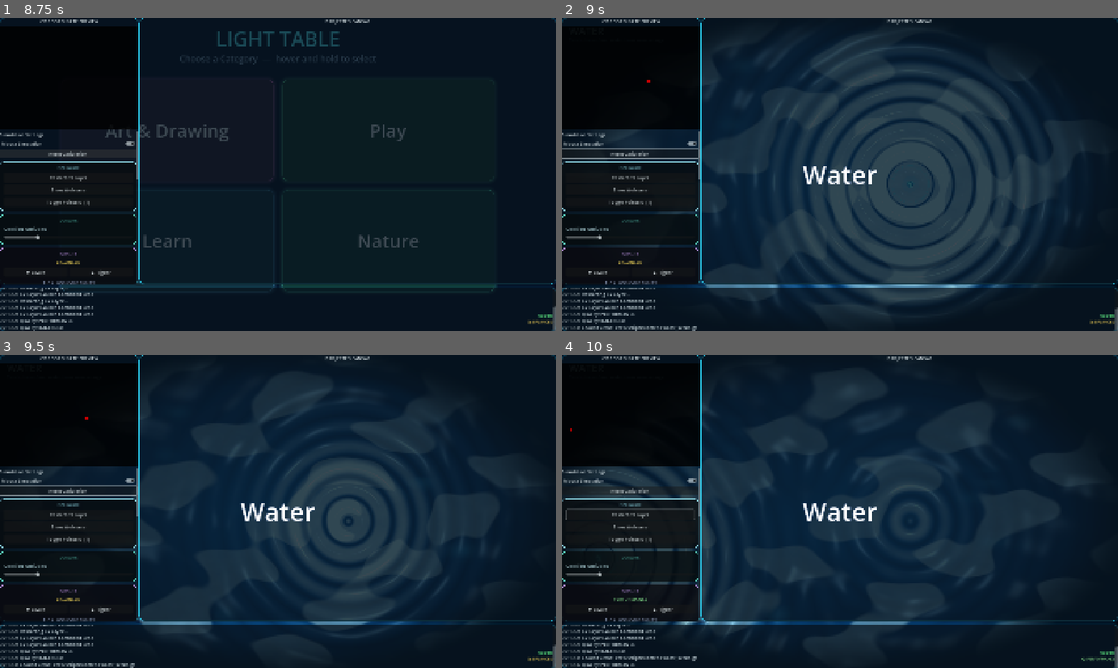
Above: before the commit, frames 1-4 (two rows, left to right).
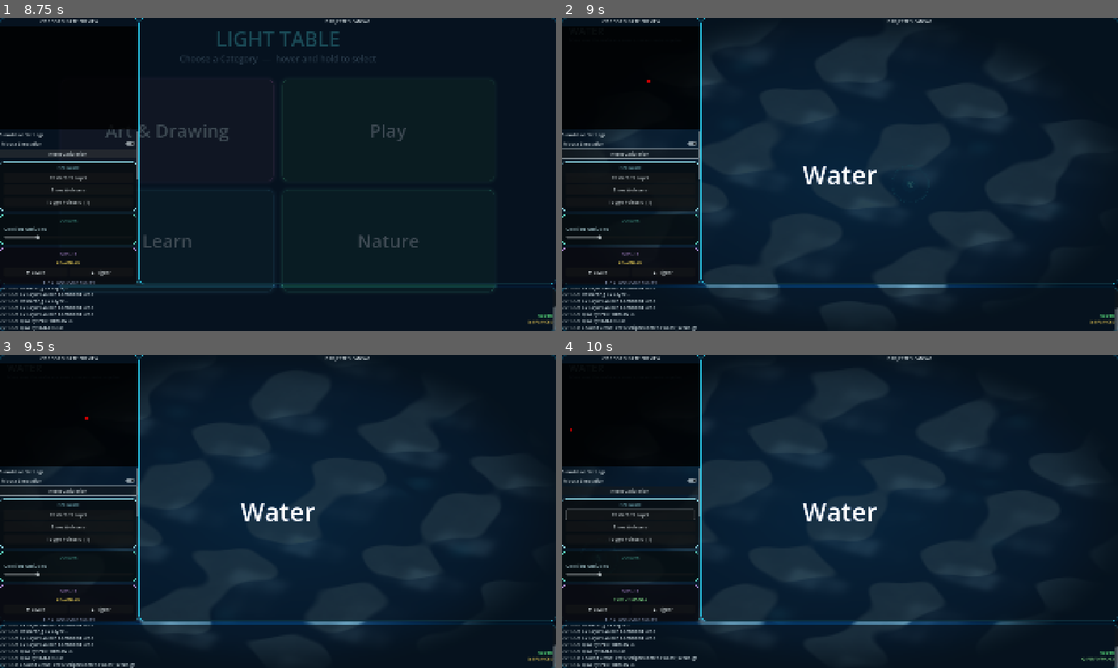
Above: after the commit, the same moments.

Repository: Illusiontechnique/LightTable
Game: Godot game, scene res://scenes/main.tscn
The game is run twice, just before and just after one commit, with the same random seed, the same clock (stepped at 60 frames per second) and the same inputs.
Inputs (mouse positions are in pixels of both pictures, inside the frame that each line leads up to):
- Up to frame 1 (8.75 s): click "Mouse Simulation" at 0.5 s; click "Restart CV Layer" at 1.25 s; click "Restart CV Layer" at 2 s; click "Restart CV Layer" at 2.75 s; click "Show Welcome" at 3.5 s; click "Toggle Pointers [T]" at 4.25 s; click "▼ Lower" at 5 s; click "▲ Higher" at 5.75 s; click "Water" at 6.5 s; click "Menu" at 7.25 s; click "Reset Calibration" at 8 s
- Up to frame 2 (9 s): move the mouse to (962, 158) at 8.77 s; hold Right from 8.78 s (still down); tap H at 8.85 s; click (962, 158) at 8.92 s
- Up to frame 3 (9.5 s): keep holding Right
- Up to frame 4 (10 s): move the mouse to (728, 527) at 9.52 s; release Right at 9.53 s; hold Down from 9.53 s (still down); tap H at 9.6 s; click (728, 527) at 9.67 s

Frame 1 is identical in both runs. In frame 2, 11% of the frame differs, in the area x 31-91%, y 5-91%; in frame 3, 2.7%; in frame 4, 1.3%.

Commit message:
feat: Implement frame motion detection and integration
- Added FrameMotion class for low-resolution frame differencing.
- Integrated frame motion settings into ControlWindow for enabling/disabling motion detection and adjusting thresholds.
- Updated LightTableCV to handle frame motion updates and send motion data.
- Enhanced HandTracker to support tracking of all five fingertips.
- Added tests for frame motion functionality and interaction handling.
- Updated visual layers to respond to frame motion events, including water and spinner scenes.

Diff:
--- a/visual_layer/scripts/content/menu_scene.gd
+++ b/visual_layer/scripts/content/menu_scene.gd
@@ -273,7 +273,7 @@
 	var pts : Array = []
 	if interactions:
 		for c in interactions.get_children():
-			pts.append(c.global_position)
+			pts.append(c.global_position + c.pivot_offset)
 
 	for i in range(_card_rects.size()):
 		var hovered : bool = false
--- a/visual_layer/scripts/content/spinner_scene.gd
+++ b/visual_layer/scripts/content/spinner_scene.gd
@@ -22,6 +22,7 @@
 
 var vp_size     : Vector2
 var audio_level : float = 0.0
+var motion_amount : float = 0.0
 var _audio_sm   : float = 0.0
 
 # Dictionary: touch_id → spinner dict
@@ -154,6 +155,12 @@
 func set_audio_level(level: float) -> void:
 	audio_level = clamp(level, 0.0, 1.0)
 
+func set_motion_amount(amount: float) -> void:
+	motion_amount = clampf(amount, 0.0, 1.0)
+	if motion_amount > 0.01 and spinners.is_empty():
+		spinners[-1] = _make_spinner(-1, vp_size * 0.5)
+		spinners[-1]["omega"] = 0.1
+
 # ─────────────────────────────────────────────────────────────────────────────
 
 func _process(delta: float) -> void:
@@ -198,6 +205,7 @@
 	for id in spinners:
 		var sp   : Dictionary = spinners[id]
 		var root : Node2D     = sp["root"]
+		sp["omega"] += motion_amount * 8.0 * delta
 
 		# --- Position: orbit around attractor if no active touch -------
 		if active_ids.has(id):
--- a/visual_layer/scripts/content/water_scene.gd
+++ b/visual_layer/scripts/content/water_scene.gd
@@ -3,23 +3,21 @@
 # ─────────────────────────────────────────────────────────────────────────────
 #  Water Scene
 #  Drives the stylised water shader with:
-#    • Up to 8 simultaneous touch ripples (velocity-aware spawning)
+#    • Up to 8 simultaneous ripples from camera frame differences
 #    • Audio-reactive wave energy
 #    • Correct aspect-ratio compensation passed to the shader
 # ─────────────────────────────────────────────────────────────────────────────
 
 const MAX_RIPPLES     := 8
 const RIPPLE_LIFETIME := 3.2    # seconds before a ripple fades out completely
-const MOVE_THRESHOLD  := 14.0   # pixels moved before a travel ripple is spawned
 
 var water_surface  : ColorRect
 var water_material : ShaderMaterial
 
 # Active ripple ring-buffer.  Each entry: { pos: Vector2, age: float, strength: float }
 var active_ripples : Array = []
-
-# touch ID → last known pixel position (for velocity-based ripple spawning)
-var prev_positions : Dictionary = {}
+var _motion_ripple_cooldown := 0.0
+var _motion_point_index := 0
 
 # Audio
 var audio_level   : float = 0.0
@@ -56,7 +54,7 @@
 
 	# UI labels
 	_label("WATER",                                        36, Color(0.80, 1.00, 1.00),       Vector2(24, 18))
-	_label("Touch the surface · audio drives wave energy", 15, Color(0.70, 0.90, 1.00, 0.80), Vector2(24, 64))
+	_label("Move over the surface · camera motion makes ripples", 15, Color(0.70, 0.90, 1.00, 0.80), Vector2(24, 64))
 
 
 func _label(text: String, size: int, col: Color, pos: Vector2) -> void:
@@ -86,6 +84,14 @@
 func set_audio_level(level: float) -> void:
 	audio_level = clamp(level, 0.0, 1.0)
 
+func on_frame_motion(amount: float, points: Array) -> void:
+	if points.is_empty() or _motion_ripple_cooldown > 0.0:
+		return
+	for i in mini(2, points.size()):
+		spawn_ripple(points[(_motion_point_index + i) % points.size()], 0.45 + minf(amount * 3.0, 1.0))
+	_motion_point_index = (_motion_point_index + 2) % points.size()
+	_motion_ripple_cooldown = 0.3
+
 
 func spawn_ripple(uv_pos: Vector2, strength: float) -> void:
 	if active_ripples.size() >= MAX_RIPPLES:
@@ -100,6 +106,7 @@
 
 func _process(delta: float) -> void:
 	var vp := get_viewport_rect().size
+	_motion_ripple_cooldown = maxf(0.0, _motion_ripple_cooldown - delta)
 
 	# ── Aspect ratio (update each frame in case of resize) ─────────────
 	if vp.y > 0.0:
@@ -122,36 +129,3 @@
 		arr.append(Vector4(0.0, 0.0, -1.0, 0.0))
 	water_material.set_shader_parameter("ripples",      arr)
 	water_material.set_shader_parameter("ripple_count", active_ripples.size())
-
-	# ── Touch interactions ──────────────────────────────────────────────
-	var interactions := get_parent().get_node_or_null("Interactions")
-	if not interactions:
-		return
-
-	var current : Dictionary = {}
-
-	for touch in interactions.get_children():
-		var id  : int     = touch.get_instance_id()
-		# indicator.position = screen_pos - pivot_offset, so add pivot to get actual centre
-		var screen_pos : Vector2 = touch.position + touch.pivot_offset
-		var uv         : Vector2 = clamp(screen_pos / vp, Vector2(0.01, 0.01), Vector2(0.99, 0.99))
-		current[id] = true
-
-		if not prev_positions.has(id):
-			# Finger just landed — strong initial splash
-			spawn_ripple(uv, 1.3 + _audio_smooth * 0.6)
-		else:
-			var moved : float = screen_pos.distance_to(prev_positions[id])
-			if moved > MOVE_THRESHOLD:
-				# Moving finger — lighter trail ripples, strength from speed + audio
-				spawn_ripple(uv, 0.45 + moved / 100.0 + _audio_smooth * 0.3)
-
-		prev_positions[id] = screen_pos
-
-	# Clean up IDs for fingers that have lifted
-	var to_remove : Array = []
-	for id in prev_positions:
-		if not current.has(id):
-			to_remove.append(id)
-	for id in to_remove:
-		prev_positions.erase(id)
--- a/visual_layer/scripts/main.gd
+++ b/visual_layer/scripts/main.gd
@@ -39,6 +39,11 @@
 var console_toggle_button: Button
 var console_visible := true
 var active_scene_label := "Not confirmed"
+const SIMULATION_ID := -1
+const INTERACTION_TIMEOUT := 1.0
+var _interaction_seen: Dictionary = {}
+var frame_motion_amount := 0.0
+var _frame_motion_received_at := 0.0
 
 # Simple interaction visualizer (circles that appear at hand positions)
 func _ready():
@@ -47,6 +52,7 @@
 		log_message("Error connecting signal!")
 	receiver.remote_command.connect(_on_remote_command)
 	receiver.hand_skeleton_received.connect(_on_hand_skeleton_received)
+	receiver.frame_motion_received.connect(_on_frame_motion_received)
 	receiver.track_mode_changed.connect(_on_track_mode_changed)
 	LTQuality.quality_changed.connect(_on_quality_changed)
 
@@ -76,6 +82,14 @@
 	log_message("System Ready.")
 
 func _process(delta):
+	var now := Time.get_ticks_msec() * 0.001
+	for id in _interaction_seen.keys():
+		if now - _interaction_seen[id] > INTERACTION_TIMEOUT:
+			_on_interaction_received(id, Vector2.ZERO, "exit")
+	if now - _frame_motion_received_at > 0.5:
+		frame_motion_amount = 0.0
+	if active_scene and active_scene.has_method("set_motion_amount"):
+		active_scene.call("set_motion_amount", frame_motion_amount)
 	welcome_timer += delta
 	update_audio_sensor()
 	if active_scene and active_scene.has_method("set_audio_level"):
@@ -652,6 +666,8 @@
 
 func _on_sim_toggled(button_pressed):
 	simulation_mode = button_pressed
+	if not button_pressed:
+		_on_interaction_received(SIMULATION_ID, Vector2.ZERO, "exit")
 	log_message("Simulation Mode: " + str(button_pressed))
 
 func log_message(msg: String):
@@ -677,6 +693,7 @@
 	if event is InputEventKey and event.pressed and not event.echo and event.keycode == KEY_H:
 		if hand_skeleton_overlay:
 			hand_skeleton_overlay.show_skeleton = !hand_skeleton_overlay.show_skeleton
+			hand_skeleton_overlay.queue_redraw()
 
 	if event is InputEventKey and event.pressed and not event.echo and event.keycode == KEY_LEFT:
 		if scene_list.size() > 0:
@@ -706,10 +723,12 @@
 			if output_panel.get_global_rect().has_point(event.position):
 				var local_pos = event.position - output_panel.global_position
 				var normalized_pos = local_pos / output_panel.size
-				_on_interaction_received(99, normalized_pos, "move")
+				_on_interaction_received(SIMULATION_ID, normalized_pos, "move")
+			else:
+				_on_interaction_received(SIMULATION_ID, Vector2.ZERO, "exit")
 		else:
 			var normalized_pos = event.position / get_viewport_rect().size
-			_on_interaction_received(99, normalized_pos, "move")
+			_on_interaction_received(SIMULATION_ID, normalized_pos, "move")
 
 func toggle_console_visibility():
 	set_console_visible(not console_visible)
@@ -725,6 +744,7 @@
 		console_toggle_button.text = "Hide Console" if console_visible else "Show Console"
 
 func _on_clear_interactions_pressed():
+	_interaction_seen.clear()
 	for c in interaction_container.get_children():
 		c.queue_free()
 	for point in hand_points_container.get_children():
@@ -762,15 +782,20 @@
 
 func _on_interaction_received(id: int, pos: Vector2, state: String, metadata: Dictionary = {}):
 	if state == "exit":
+		_interaction_seen.erase(id)
 		var old_indicator = interaction_container.get_node_or_null(str(id))
 		if old_indicator:
+			interaction_container.remove_child(old_indicator)
 			old_indicator.queue_free()
 		var old_point = hand_points_container.get_node_or_null(str(id))
 		if old_point:
+			hand_points_container.remove_child(old_point)
 			old_point.queue_free()
 		if cursor_draw_layer:
 			cursor_draw_layer.remove_cursor(id)
 		return
+	if id != SIMULATION_ID:
+		_interaction_seen[id] = Time.get_ticks_msec() * 0.001
 
 	# Map normalized 0-1 to screen size
 	var screen_pos = pos * get_viewport_rect().size
@@ -802,7 +827,7 @@
 
 	dev_point.position = pos * cam_rect.size - Vector2(5, 5)
 
-	if id != 99 and state == "enter":
+	if id != SIMULATION_ID and state == "enter":
 		log_message("Interaction Enter: ID " + str(id))
 		LTLog.event("touch", {"id": id, "x": snapped(pos.x, 0.001), "y": snapped(pos.y, 0.001)})
 
@@ -830,6 +855,12 @@
 func _on_hand_skeleton_received(hands: Array) -> void:
 	if hand_skeleton_overlay:
 		hand_skeleton_overlay.update_hands(hands)
+
+func _on_frame_motion_received(amount: float, points: Array) -> void:
+	frame_motion_amount = amount
+	_frame_motion_received_at = Time.get_ticks_msec() * 0.001
+	if active_scene and active_scene.has_method("on_frame_motion"):
+		active_scene.call("on_frame_motion", amount, points)
 
 
 # ─── Cursor draw layer ────────────────────────────────────────────────────────
--- a/visual_layer/scripts/osc_receiver.gd
+++ b/visual_layer/scripts/osc_receiver.gd
@@ -8,6 +8,7 @@
 signal remote_command(cmd: Dictionary)
 signal hand_skeleton_received(hands: Array)
 signal track_mode_changed(mode: String)
+signal frame_motion_received(amount: float, points: Array)
 
 func _ready():
 	peer = PacketPeerUDP.new()
@@ -44,16 +45,20 @@
 			var id_value = data.get("id")
 			var x_value = data.get("x")
 			var y_value = data.get("y")
-			if typeof(id_value) != TYPE_INT:
+			if typeof(id_value) != TYPE_INT and typeof(id_value) != TYPE_FLOAT:
+				return
+			if not is_finite(float(id_value)) or id_value < 0 or id_value > 2147483647 or floor(float(id_value)) != float(id_value):
 				return
 			var invalid_x = typeof(x_value) != TYPE_INT and typeof(x_value) != TYPE_FLOAT
 			var invalid_y = typeof(y_value) != TYPE_INT and typeof(y_value) != TYPE_FLOAT
 			if invalid_x or invalid_y:
 				return
+			if not is_finite(float(x_value)) or not is_finite(float(y_value)):
+				return
 			if x_value < 0.0 or x_value > 1.0 or y_value < 0.0 or y_value > 1.0:
 				return
 			var pos = Vector2(float(x_value), float(y_value))
-			interaction_received.emit(id_value, pos, str(data.get("event", data.get("state", "move"))), data)
+			interaction_received.emit(int(id_value), pos, str(data.get("event", data.get("state", "move"))), data)
 		"command":
 			if typeof(data.get("cmd", "")) == TYPE_STRING:
 				_remote_host = sender_ip
@@ -61,6 +66,25 @@
 		"hand_skeleton":
 			if typeof(data.get("hands", [])) == TYPE_ARRAY:
 				hand_skeleton_received.emit(data.get("hands", []))
+		"frame_motion":
+			var amount = data.get("amount")
+			var points = data.get("points")
+			if (typeof(amount) != TYPE_INT and typeof(amount) != TYPE_FLOAT) or not is_finite(float(amount)):
+				return
+			if typeof(points) != TYPE_ARRAY or points.size() > 8:
+				return
+			var valid_points: Array = []
+			for point in points:
+				if typeof(point) != TYPE_DICTIONARY:
+					return
+				var x = point.get("x")
+				var y = point.get("y")
+				if (typeof(x) != TYPE_INT and typeof(x) != TYPE_FLOAT) or (typeof(y) != TYPE_INT and typeof(y) != TYPE_FLOAT):
+					return
+				if not is_finite(float(x)) or not is_finite(float(y)) or x < 0.0 or x > 1.0 or y < 0.0 or y > 1.0:
+					return
+				valid_points.append(Vector2(float(x), float(y)))
+			frame_motion_received.emit(clampf(float(amount), 0.0, 1.0), valid_points)
 		"track_mode_change":
 			if typeof(data.get("mode", "")) == TYPE_STRING:
 				track_mode_changed.emit(data.mode)
--- /dev/null
+++ b/visual_layer/tests/interaction_test.gd
@@ -0,0 +1,70 @@
+extends SceneTree
+
+
+func _init() -> void:
+	call_deferred("_run")
+
+
+func _check(condition: bool, message: String) -> bool:
+	if not condition:
+		push_error(message)
+		quit(1)
+	return condition
+
+
+func _run() -> void:
+	var app = load("res://scenes/main.tscn").instantiate()
+	root.add_child(app)
+	await process_frame
+	var receiver = app.get_node("NetworkReceiver")
+	var interactions = app.get_node("Interactions")
+	var packet := {
+		"type": "interaction", "id": 99, "x": 0.3, "y": 0.4,
+		"state": "enter", "tracker": "MediaPipe Hands"
+	}
+	receiver._parse_json_packet(JSON.stringify(packet).to_utf8_buffer())
+	app._on_interaction_received(app.SIMULATION_ID, Vector2(0.3, 0.4), "move")
+	if not _check(interactions.get_child_count() == 2, "Camera ID 99 must not collide with simulation"):
+		return
+	var camera = interactions.get_node("99")
+	var mouse = interactions.get_node(str(app.SIMULATION_ID))
+	if not _check(camera.position == mouse.position, "Mouse and camera must use the same coordinates"):
+		return
+	packet["state"] = "exit"
+	receiver._parse_json_packet(JSON.stringify(packet).to_utf8_buffer())
+	packet["state"] = "enter"
+	receiver._parse_json_packet(JSON.stringify(packet).to_utf8_buffer())
+	if not _check(interactions.has_node("99"), "Immediate re-entry must create a usable node"):
+		return
+	app._interaction_seen[99] = Time.get_ticks_msec() * 0.001 - 2.0
+	app._process(0.016)
+	if not _check(not interactions.has_node("99"), "Stale camera input must expire"):
+		return
+
+	if not _check(app.load_content_scene("res://scripts/content/water_scene.gd"), "Water failed to load"):
+		return
+	var water = app.active_scene
+	receiver._parse_json_packet(JSON.stringify({
+		"type": "frame_motion", "amount": 0.2,
+		"points": [{"x": 0.25, "y": 0.5}, {"x": 0.75, "y": 0.5}]
+	}).to_utf8_buffer())
+	if not _check(water.active_ripples.size() == 2, "Frame-motion points must create water ripples"):
+		return
+	app._on_interaction_received(1, Vector2(0.5, 0.5), "move")
+	water._process(0.016)
+	if not _check(water.active_ripples.size() == 2, "Hand or mouse points must not affect water"):
+		return
+	receiver._parse_json_packet(JSON.stringify({
+		"type": "frame_motion", "amount": 0.1, "points": [{"x": 2, "y": 0.5}]
+	}).to_utf8_buffer())
+	if not _check(water.active_ripples.size() == 2, "Invalid frame-motion coordinates must be rejected"):
+		return
+	if not _check(app.load_content_scene("res://scripts/content/spinner_scene.gd"), "Spinner failed to load"):
+		return
+	app._process(0.016)
+	if not _check(is_equal_approx(app.active_scene.motion_amount, 0.2), "Spinner must receive motion amount"):
+		return
+	print("Interaction and frame-motion integration checks passed")
+	app.queue_free()
+	await process_frame
+	quit(0)
